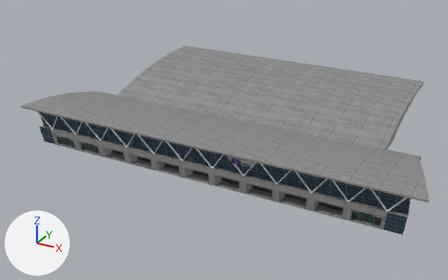
An edit to the glTF model PackageSources/Scenery/airport-rkth-pohang/modellib/terminal/terminal.gltf, drawn before and after from the same camera.
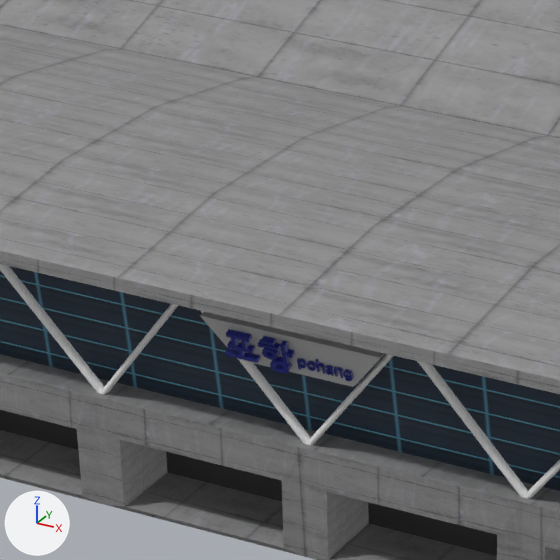
There are two pictures of each version: one whole from a 50 mm camera at (90.9, -148.5, 89.0) aimed at (-4.5, 25.0, 2.3), one close up on the part from 44% to 63% of the width and 39% to 69% of the height. The axes (+X, +Y, +Z) are drawn at lower left. The lights are the same throughout. Where no turn or scale is listed for an object, it has been applied to the vertices.

The first close-up shows 'ganpan_gate', 'ganpan_gate_back', 'ganpan_gate_eng', 'gate_jijibong', 'gate_terminal', 'gates_roof', 'passenger_roof'.
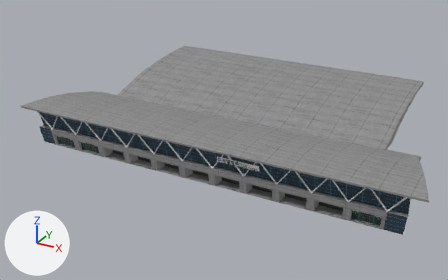
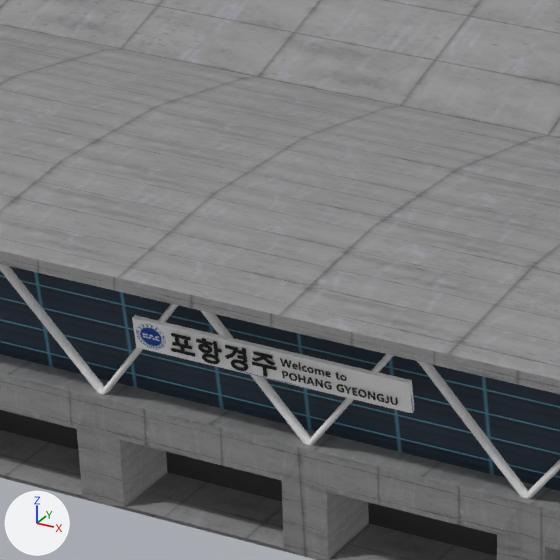
Commit message: update ganpan

Pixel boxes (x1, y1, x2, y2) of what changed, in the close-ups (560 x 560 px):
'Cube.001', added: after (132, 315, 414, 413)
'ganpan_gate_back', deleted: before (199, 312, 385, 387)
'ganpan_gate', deleted (blue): before (225, 329, 295, 373)
'ganpan_hangul.001', added (black): after (171, 333, 277, 377)
'ganpan_english.001', added: after (280, 358, 398, 405)
'ganpan_gate_eng', deleted (blue): before (297, 358, 353, 381)

What changed in the scene script:
```text
Add img_kac:
    img_kac = load_image('KAC', 'KAC.png', 128, 128, 'sRGB')
Add mat_kac:
    mat_kac = principled_material('KAC')
    mat_kac.texture = img_kac
Add me_hangul_003:
    me_hangul_003.from_pydata(...)  # 4544 vertices, 9028 faces; spans x 0.01..5.67, y -0.11..0.17, z -0.68..0.42
    me_hangul_003.materials.append(mat_black)  # black #000000
Add me_hangul_002:
    me_hangul_002.from_pydata(...)  # 1366 vertices, 2700 faces; spans x 0.09..5.42, y -0.3..0.06, z -0.13..1.17
    me_hangul_002.materials.append(mat_black)  # black #000000
Add me_cube_009:
    me_cube_009.from_pydata(...)  # 12 vertices, 20 faces; spans x -1.0..1.0, y -1.0..1.0, z -1.0..1.0
    me_cube_009.materials.append(mat_kac)  # picture img_kac
Remove ob_ganpan_gate_back:
    ob_ganpan_gate_back = bpy.data.objects.new('ganpan_gate_back', me_cube)
    ob_ganpan_gate_back.location = (17.4, -6.15, 11.31)
Remove ob_ganpan_gate:
    ob_ganpan_gate = bpy.data.objects.new('ganpan_gate', me_text)
    ob_ganpan_gate.location = (14.15, -4.73, 10.74)
Remove ob_ganpan_gate_eng:
    ob_ganpan_gate_eng = bpy.data.objects.new('ganpan_gate_eng', me_text_002)
    ob_ganpan_gate_eng.location = (17.68, -4.73, 10.86)
Add ob_ganpan_english_001:
    ob_ganpan_english_001 = bpy.data.objects.new('ganpan_english.001', me_hangul_003)
    ob_ganpan_english_001.location = (16.76, -4.62, 10.54)
Add ob_ganpan_hangul_001:
    ob_ganpan_hangul_001 = bpy.data.objects.new('ganpan_hangul.001', me_hangul_002)
    ob_ganpan_hangul_001.location = (11.11, -4.46, 9.87)
Add ob_cube_001:
    ob_cube_001 = bpy.data.objects.new('Cube.001', me_cube_009)
    ob_cube_001.location = (16.15, -4.32, 10.37)
    ob_cube_001.rotation_euler = (-2.918, 0.0, 0.0)  # degrees (-167, 0, 0)
    ob_cube_001.scale = (-6.88, -0.114, -0.831)
```
